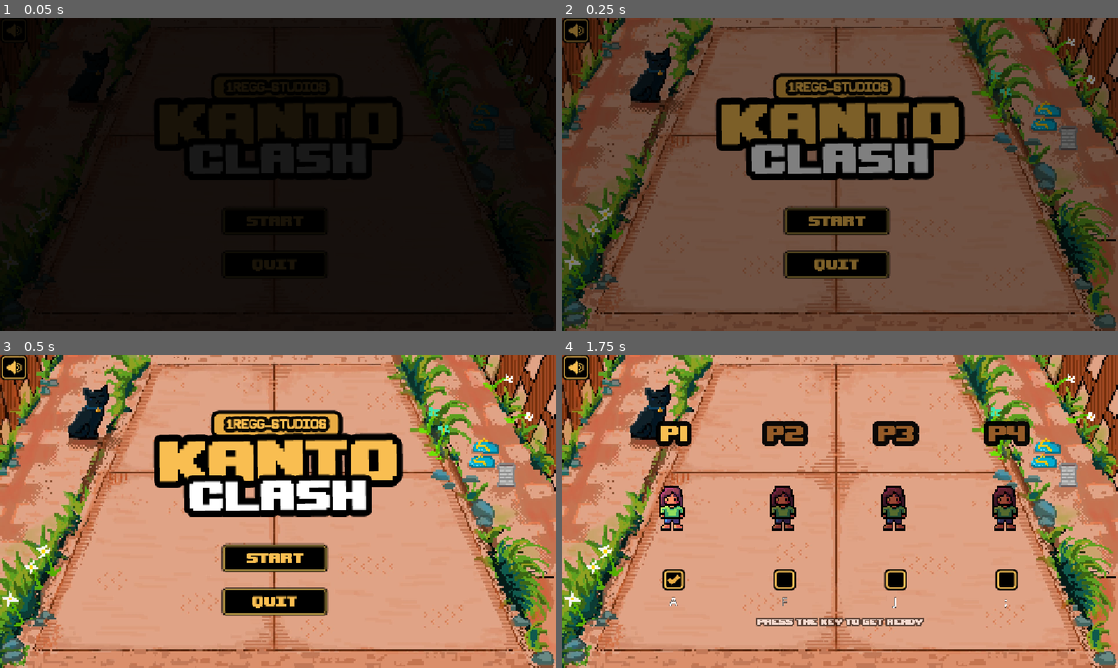
Above: before the commit, frames 1-4 (two rows, left to right).
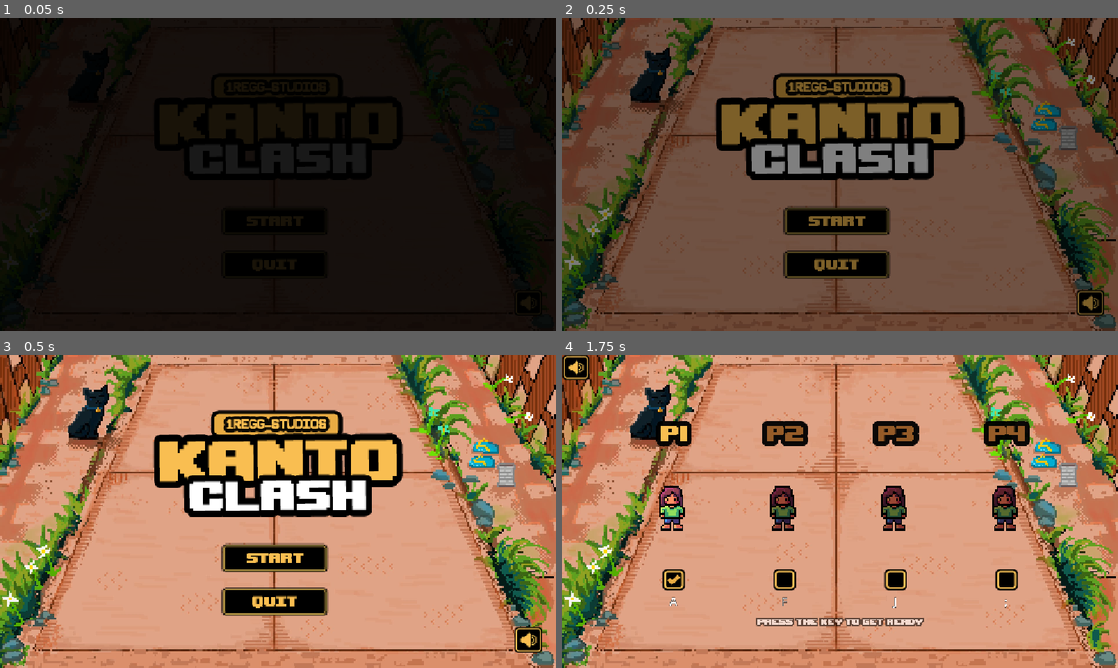
Above: after the commit, the same moments.

Repository: 1Regg-Studios/K-Smash
Game: Godot game, scene res://src/UI/main/mainmenu.tscn
Same seed, same stepped clock (60 frames per second), same inputs: the game is played once before the commit and once after it.
Inputs (mouse positions are in pixels of both pictures, inside the frame that each line leads up to):
- Up to frame 1 (0.05 s): no input
- Up to frame 2 (0.25 s): no input
- Up to frame 3 (0.5 s): no input
- Up to frame 4 (1.75 s): click (834, 558) at 0.5 s; tap A (P1_Ready) at 1.35 s

The runs differ from the first frame. In frame 2, 0.7% of the frame differs, in the area x 0-98%, y 0-96%; in frame 3, 0.8%; in frame 4, nothing differs.

Commit message:
Update main menu layout: mute button positioning, hide fade overlay

Diff:
--- a/src/UI/main/mainmenu.tscn
+++ b/src/UI/main/mainmenu.tscn
@@ -89,10 +89,14 @@
 texture_hover = ExtResource("7_cdi1a")
 
 [node name="MuteButton" parent="." unique_id=1018241314 instance=ExtResource("8_soundbtn")]
-layout_mode = 0
-anchors_preset = 0
+layout_mode = 1
+offset_left = -86.0
+offset_top = -84.0
+offset_right = -28.0
+offset_bottom = -32.0
 
 [node name="Fade" type="ColorRect" parent="." unique_id=1298872723]
+visible = false
 layout_mode = 0
 anchor_right = 1.0
 anchor_bottom = 1.0
